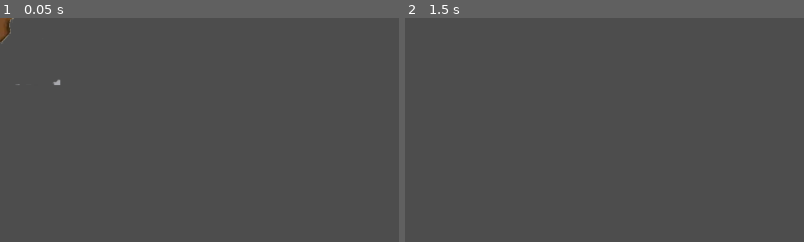
Above: before the commit, frames 1-2 (left to right).
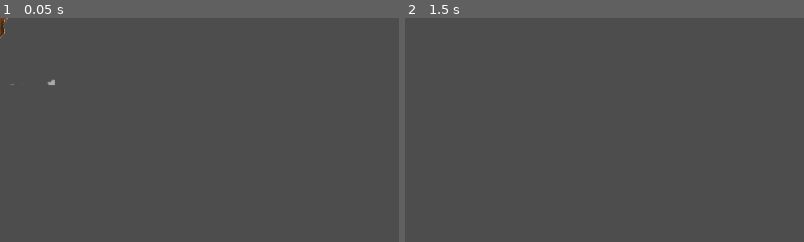
Above: after the commit, the same moments.

Repository: lorh4n/GanaJam
Game: Godot game, scene res://Scenes/Capivara.tscn
Same seed, same stepped clock (60 frames per second), same inputs: the game is played once before the commit and once after it. This scene is started directly instead of the project's main scene.
Inputs:
- Up to frame 1 (0.05 s): no input
- Up to frame 2 (1.5 s): tap Enter (ui_accept) at 0.5, 0.77, 1.25 s; hold Right (ui_right) from 0.53 s (still down)
The pictures show only the part of the screen within x 0-50%, y 0-50%; the shares and areas given below are measured in that part.

The runs differ from the first frame. In frame 1, 0.3% of the frame differs, in the area x 0-16%, y 0-30%; in frame 2, nothing differs.

Commit message:
History altered

Diff:
--- a/snakewithrapadura/Scenes/history.tscn
+++ b/snakewithrapadura/Scenes/history.tscn
@@ -1,8 +1,11 @@
-[gd_scene load_steps=6 format=3 uid="uid://l2ihdh6n2hkr"]
+[gd_scene load_steps=16 format=3 uid="uid://l2ihdh6n2hkr"]
 
-[ext_resource type="Script" uid="uid://dw3g1n7t674hb" path="res://Scenes/history.gd" id="1_pyrfq"]
+[ext_resource type="Script" path="res://Scenes/history.gd" id="1_pyrfq"]
 [ext_resource type="Texture2D" uid="uid://cjdl6os2mvdbv" path="res://assets/Testes/HistoryBg.jpg" id="2_oig27"]
 [ext_resource type="Texture2D" uid="uid://c5dco72eoiesb" path="res://assets/Testes/HistoryPaper.png" id="3_0uxmr"]
+[ext_resource type="FontFile" uid="uid://dfmt7r1gft536" path="res://assets/fonts/Daydream.ttf" id="4_0uxmr"]
+[ext_resource type="Texture2D" uid="uid://b70l346upde5p" path="res://assets/ui/ButtonNormal.png" id="5_d85y4"]
+[ext_resource type="Texture2D" uid="uid://dnhdnbfwo0hbk" path="res://assets/ui/ButtonPress.png" id="5_i534w"]
 
 [sub_resource type="Animation" id="Animation_d85y4"]
 resource_name = "History"
@@ -13,16 +16,50 @@
 tracks/0/interp = 1
 tracks/0/loop_wrap = true
 tracks/0/keys = {
-"times": PackedFloat32Array(),
-"transitions": PackedFloat32Array(),
+"times": PackedFloat32Array(0, 0.933333),
+"transitions": PackedFloat32Array(1, 1),
 "update": 0,
-"values": []
+"values": [Color(1, 1, 1, 0), Color(1, 1, 1, 1)]
+}
+
+[sub_resource type="Animation" id="Animation_pyrfq"]
+length = 0.001
+tracks/0/type = "value"
+tracks/0/imported = false
+tracks/0/enabled = true
+tracks/0/path = NodePath("HistoryPaper:modulate")
+tracks/0/interp = 1
+tracks/0/loop_wrap = true
+tracks/0/keys = {
+"times": PackedFloat32Array(0),
+"transitions": PackedFloat32Array(1),
+"update": 0,
+"values": [Color(1, 1, 1, 1)]
 }
 
 [sub_resource type="AnimationLibrary" id="AnimationLibrary_i534w"]
 _data = {
-&"History": SubResource("Animation_d85y4")
+&"History": SubResource("Animation_d85y4"),
+&"RESET": SubResource("Animation_pyrfq")
 }
+
+[sub_resource type="FontVariation" id="FontVariation_i534w"]
+base_font = ExtResource("4_0uxmr")
+
+[sub_resource type="StyleBoxTexture" id="StyleBoxTexture_d85y4"]
+texture = ExtResource("5_i534w")
+
+[sub_resource type="StyleBoxTexture" id="StyleBoxTexture_i534w"]
+texture = ExtResource("5_i534w")
+
+[sub_resource type="StyleBoxTexture" id="StyleBoxTexture_enxr6"]
+texture = ExtResource("5_i534w")
+
+[sub_resource type="StyleBoxTexture" id="StyleBoxTexture_4ipw6"]
+texture = ExtResource("5_i534w")
+
+[sub_resource type="StyleBoxTexture" id="StyleBoxTexture_1ofyi"]
+texture = ExtResource("5_d85y4")
 
 [node name="History" type="Control"]
 layout_mode = 3
@@ -47,3 +84,18 @@
 libraries = {
 &"": SubResource("AnimationLibrary_i534w")
 }
+
+[node name="Button" type="Button" parent="."]
+layout_mode = 0
+offset_left = 883.0
+offset_top = 531.0
+offset_right = 1088.0
+offset_bottom = 604.0
+theme_override_fonts/font = SubResource("FontVariation_i534w")
+theme_override_styles/hover_pressed_mirrored = SubResource("StyleBoxTexture_d85y4")
+theme_override_styles/hover_pressed = SubResource("StyleBoxTexture_i534w")
+theme_override_styles/hover = SubResource("StyleBoxTexture_enxr6")
+theme_override_styles/pressed = SubResource("StyleBoxTexture_4ipw6")
+theme_override_styles/normal = SubResource("StyleBoxTexture_1ofyi")
+text = "PROXIMO
+"
--- a/snakewithrapadura/Scenes/objeto.gd
+++ b/snakewithrapadura/Scenes/objeto.gd
@@ -1,10 +1,10 @@
 extends CharacterBody2D
 
 
-const SPEED = 50000.0
+const SPEED = 1000.0
 var direction = -1
 
 func _physics_process(delta: float) -> void:
-	velocity.x = direction * SPEED * delta
+	velocity.x = direction * SPEED
 
 	move_and_slide()
--- a/snakewithrapadura/animations/AnimationController.gd
+++ b/snakewithrapadura/animations/AnimationController.gd
@@ -3,7 +3,6 @@
 
 func _ready():
 	print("Hello")
-	God_hide()
 
 func God_show():
 	$AnimationGod.play("Camisa_show")
Not shown: 1 places in snakewithrapadura/Scenes/game_controller.tscn that only renumber resources
Not shown: 1 places in snakewithrapadura/animations/objetos/test.tscn that only renumber resources
Binary file added: snakewithrapadura/assets/fonts/Daydream.ttf
Not shown, added: snakewithrapadura/assets/fonts/Daydream.ttf.import
Binary file added: snakewithrapadura/assets/ui/Banderola.png
Not shown, added: snakewithrapadura/assets/ui/Banderola.png.import
Binary file added: snakewithrapadura/assets/ui/ButtonNormal.png
Not shown, added: snakewithrapadura/assets/ui/ButtonNormal.png.import
Binary file added: snakewithrapadura/assets/ui/ButtonPress.png
Not shown, added: snakewithrapadura/assets/ui/ButtonPress.png.import
Binary file added: snakewithrapadura/assets/ui/CobraHistory.png
Not shown, added: snakewithrapadura/assets/ui/CobraHistory.png.import
